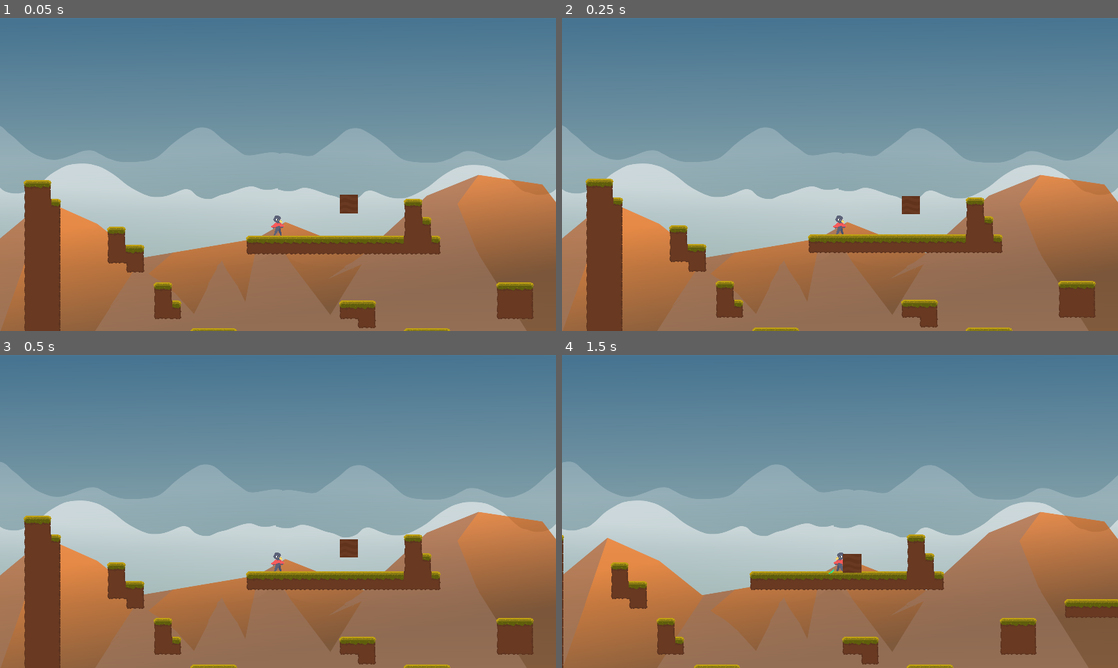
Above: before the commit, frames 1-4 (two rows, left to right).
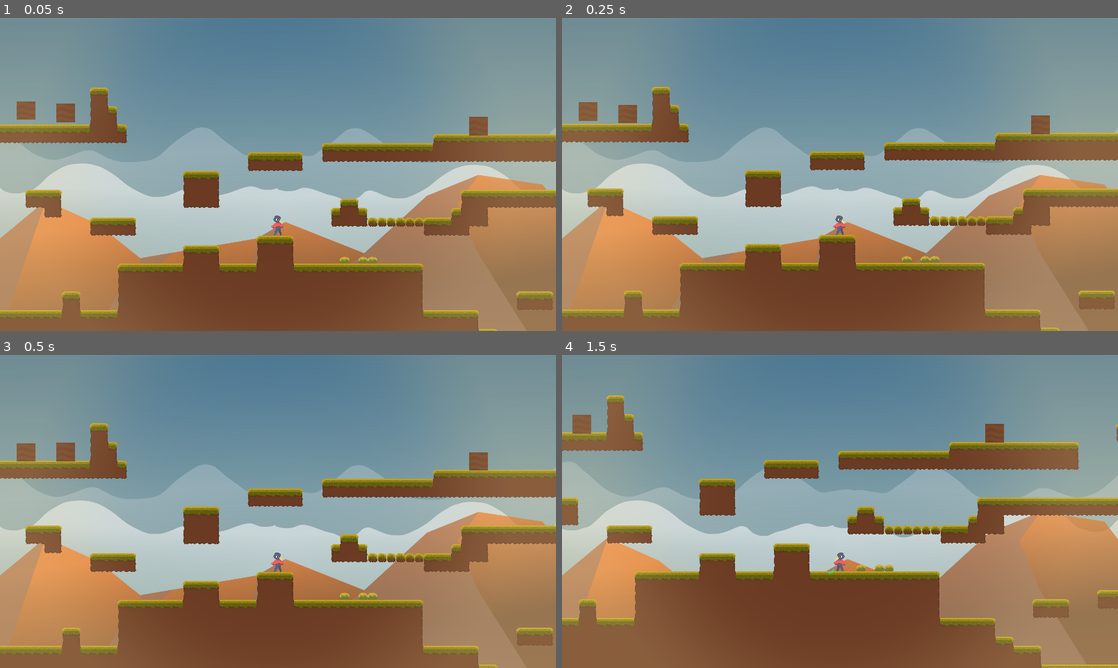
Above: after the commit, the same moments.

Repository: deereye/Pico
Game: Godot game, scene res://Main/Map/TestWorld.tscn
Two runs of this game, one before a commit and one after it. Both use one fixed random seed, a clock stepped at 60 frames per second and the inputs below.
Inputs:
- Up to frame 1 (0.05 s): no input
- Up to frame 2 (0.25 s): no input
- Up to frame 3 (0.5 s): no input
- Up to frame 4 (1.5 s): hold D (move_right) 0.53-1.28 s; tap Space (jump) at 0.6, 0.77, 1.07 s; hold Q (move_left) from 1.28 s (still down); tap K (attack) at 1.35 s

The runs differ from the first frame. In frame 1, 46% of the frame differs, in the area x 0-100%, y 0-100%; in frame 2, 46%; in frame 3, 46%; in frame 4, 48%.

Commit message:
some little change

Diff:
--- a/Main/Map/TestWorld.tscn
+++ b/Main/Map/TestWorld.tscn
@@ -8,7 +8,7 @@
 [node name="TestWorld" type="Node2D"]
 
 [node name="Player" parent="." instance=ExtResource( 2 )]
-position = Vector2( -2533.17, -1019.96 )
+position = Vector2( -364.408, -254.257 )
 
 [node name="BackTilemap" parent="." instance=ExtResource( 1 )]
 z_index = -10
@@ -20,7 +20,21 @@
 tile_data = PoolIntArray( -327676, 1, 0, -327675, 1, 0, -327674, 1, 0, -327673, 1, 0, -327672, 1, 0, -327671, 1, 0 )
 
 [node name="PunchingBag" parent="." instance=ExtResource( 4 )]
-position = Vector2( -2043.62, -1177.8 )
-collision_layer = 32
-collision_mask = 2
+position = Vector2( -1831.17, -1040.6 )
 gravity_scale = 5.0
+
+[node name="PunchingBag2" parent="." instance=ExtResource( 4 )]
+position = Vector2( -2105.59, -1058.3 )
+gravity_scale = 5.0
+
+[node name="PunchingBag3" parent="." instance=ExtResource( 4 )]
+position = Vector2( 2316.03, 552.779 )
+gravity_scale = 5.0
+
+[node name="PunchingBag4" parent="." instance=ExtResource( 4 )]
+position = Vector2( 2258.49, -1633.68 )
+gravity_scale = 5.0
+
+[node name="PunchingBag5" parent="." instance=ExtResource( 4 )]
+position = Vector2( 1019.2, -947.649 )
+gravity_scale = 5.0
--- a/Main/Player/Player.gd
+++ b/Main/Player/Player.gd
@@ -4,7 +4,7 @@
 const gravity = 45
 const base_speed = 700
 var speed = base_speed
-const jump_force = 700
+const jump_force = 730
 const jump_time = 0.235
 const max_fall_speed = 1200
 const flying_factor = 2.9  #DIVISE
--- a/Main/Player/Player.tscn
+++ b/Main/Player/Player.tscn
@@ -1,9 +1,10 @@
-[gd_scene load_steps=7 format=2]
+[gd_scene load_steps=8 format=2]
 
 [ext_resource path="res://Main/Player/PlayerNoOutline.png" type="Texture" id=1]
 [ext_resource path="res://Main/Player/Player.gd" type="Script" id=2]
 [ext_resource path="res://Main/Player/Sword.tscn" type="PackedScene" id=3]
 [ext_resource path="res://Zone1/Background/BGz1.tscn" type="PackedScene" id=4]
+[ext_resource path="res://Main/Player/vfxTest.png" type="Texture" id=5]
 
 [sub_resource type="CapsuleShape2D" id=1]
 radius = 13.4175
@@ -21,11 +22,18 @@
 position = Vector2( 0, -366.83 )
 current = true
 zoom = Vector2( 2, 2 )
+limit_smoothed = true
 smoothing_speed = 6.0
 
 [node name="BGz1" parent="CameraRig/Camera2D" instance=ExtResource( 4 )]
 position = Vector2( -0.307373, 0 )
 scale = Vector2( 2, 2 )
+
+[node name="vfxTest" type="Sprite" parent="CameraRig/Camera2D"]
+modulate = Color( 0.984314, 0.886275, 0.631373, 0.219608 )
+scale = Vector2( 2, 2 )
+z_index = 1000
+texture = ExtResource( 5 )
 
 [node name="Sprite" type="Sprite" parent="."]
 position = Vector2( 1.14508, -13.2917 )
--- a/Main/Player/Sword.tscn
+++ b/Main/Player/Sword.tscn
@@ -9,7 +9,7 @@
 [ext_resource path="res://Main/Player/Animations/Attack/AttackAnim6.png" type="Texture" id=7]
 
 [sub_resource type="RectangleShape2D" id=1]
-extents = Vector2( 77.7644, 71.4211 )
+extents = Vector2( 95.6592, 71.4211 )
 
 [sub_resource type="SpriteFrames" id=2]
 animations = [ {
@@ -29,6 +29,7 @@
 position = Vector2( 103.551, 0 )
 
 [node name="CollisionShape2D" type="CollisionShape2D" parent="Area2D"]
+visible = false
 position = Vector2( -16.8421, 0 )
 shape = SubResource( 1 )
 
--- a/Zone1/Monsters/PunchingBag.gd
+++ b/Zone1/Monsters/PunchingBag.gd
@@ -1,30 +1,26 @@
 extends RigidBody2D
+export(int) var hp = 10
+
 var hit = false
-var force_applied = false
 
-var hit_force = -500
-var hit_duration = 0.5
 
 func _process(delta):
 	if hit:
+		hp -= 1
+		if hp>0:
+			$AnimationPlayer.play("Hit")
+			hit = false
+		elif hp <=0:
+			$AnimationPlayer.play("Death")
 
-		hit = false
-		if !force_applied:
-			force_applied = true
-			if global.player_global_pos.x < global_position.x:
-				applied_force = Vector2(-hit_force,hit_force)
-				wait()
-			else:
-				applied_force = Vector2(hit_force,hit_force)
-				wait()
-		print(applied_force)
 
-func wait():
-	yield(get_tree().create_timer(hit_duration),"timeout")
-	applied_force = Vector2()
-	force_applied = false
 
 
 func _on_Hitbox_area_entered(area):
 	if area.is_in_group("sword"):
 		hit = true
+
+
+func _on_AnimationPlayer_animation_finished(anim_name):
+	if anim_name == "Death":
+		queue_free()
--- a/Zone1/Monsters/PunchingBag.tscn
+++ b/Zone1/Monsters/PunchingBag.tscn
@@ -9,18 +9,81 @@
 [sub_resource type="RectangleShape2D" id=2]
 extents = Vector2( 64.4429, 64.417 )
 
+[sub_resource type="Animation" id=3]
+resource_name = "Death"
+tracks/0/type = "value"
+tracks/0/path = NodePath("Sprite:modulate")
+tracks/0/interp = 1
+tracks/0/loop_wrap = true
+tracks/0/imported = false
+tracks/0/enabled = true
+tracks/0/keys = {
+"times": PoolRealArray( 0, 1 ),
+"transitions": PoolRealArray( 1, 1 ),
+"update": 0,
+"values": [ Color( 1, 1, 1, 1 ), Color( 1, 1, 1, 0 ) ]
+}
+tracks/1/type = "value"
+tracks/1/path = NodePath("Sprite:scale")
+tracks/1/interp = 1
+tracks/1/loop_wrap = true
+tracks/1/imported = false
+tracks/1/enabled = true
+tracks/1/keys = {
+"times": PoolRealArray( 0, 1 ),
+"transitions": PoolRealArray( 1, 1 ),
+"update": 0,
+"values": [ Vector2( 2, 2 ), Vector2( 3, 1 ) ]
+}
+tracks/2/type = "value"
+tracks/2/path = NodePath("Sprite:position")
+tracks/2/interp = 1
+tracks/2/loop_wrap = true
+tracks/2/imported = false
+tracks/2/enabled = true
+tracks/2/keys = {
+"times": PoolRealArray( 0, 1 ),
+"transitions": PoolRealArray( 1, 1 ),
+"update": 0,
+"values": [ Vector2( 0, 0 ), Vector2( 0, 25.8827 ) ]
+}
+
+[sub_resource type="Animation" id=4]
+resource_name = "Hit"
+length = 0.5
+tracks/0/type = "value"
+tracks/0/path = NodePath("Sprite:modulate")
+tracks/0/interp = 1
+tracks/0/loop_wrap = true
+tracks/0/imported = false
+tracks/0/enabled = true
+tracks/0/keys = {
+"times": PoolRealArray( 0, 0.4 ),
+"transitions": PoolRealArray( 1, 1 ),
+"update": 0,
+"values": [ Color( 1, 1, 1, 0 ), Color( 1, 1, 1, 1 ) ]
+}
+
 [node name="PunchingBag" type="RigidBody2D"]
+collision_layer = 32
+collision_mask = 2
 script = ExtResource( 2 )
 
 [node name="CollisionShape2D" type="CollisionShape2D" parent="."]
 shape = SubResource( 1 )
 
-[node name="Dirt2" type="Sprite" parent="."]
+[node name="Sprite" type="Sprite" parent="."]
 scale = Vector2( 2, 2 )
 texture = ExtResource( 1 )
 
 [node name="Hitbox" type="Area2D" parent="."]
+visible = false
 
 [node name="CollisionShape2D" type="CollisionShape2D" parent="Hitbox"]
 shape = SubResource( 2 )
+
+[node name="AnimationPlayer" type="AnimationPlayer" parent="."]
+anims/Death = SubResource( 3 )
+anims/Hit = SubResource( 4 )
 [connection signal="area_entered" from="Hitbox" to="." method="_on_Hitbox_area_entered"]
+[connection signal="animation_finished" from="AnimationPlayer" to="." method="_on_AnimationPlayer_animation_finished"]
Binary file added: Main/Player/vfxTest.png
Not shown, added: Main/Player/vfxTest.png.import
Not shown: 1 places in Zone1/Monsters/PunchingBag.tscn that only renumber resources
